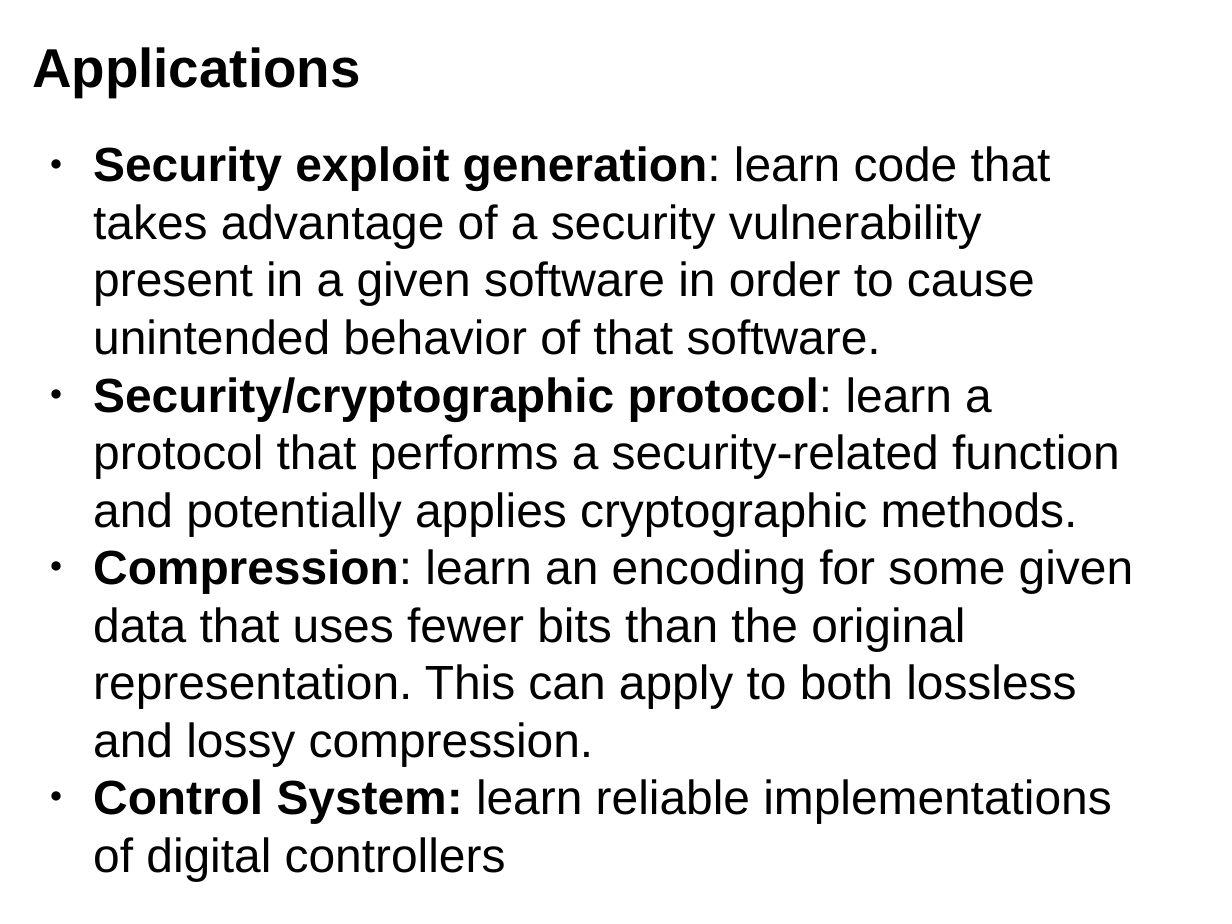
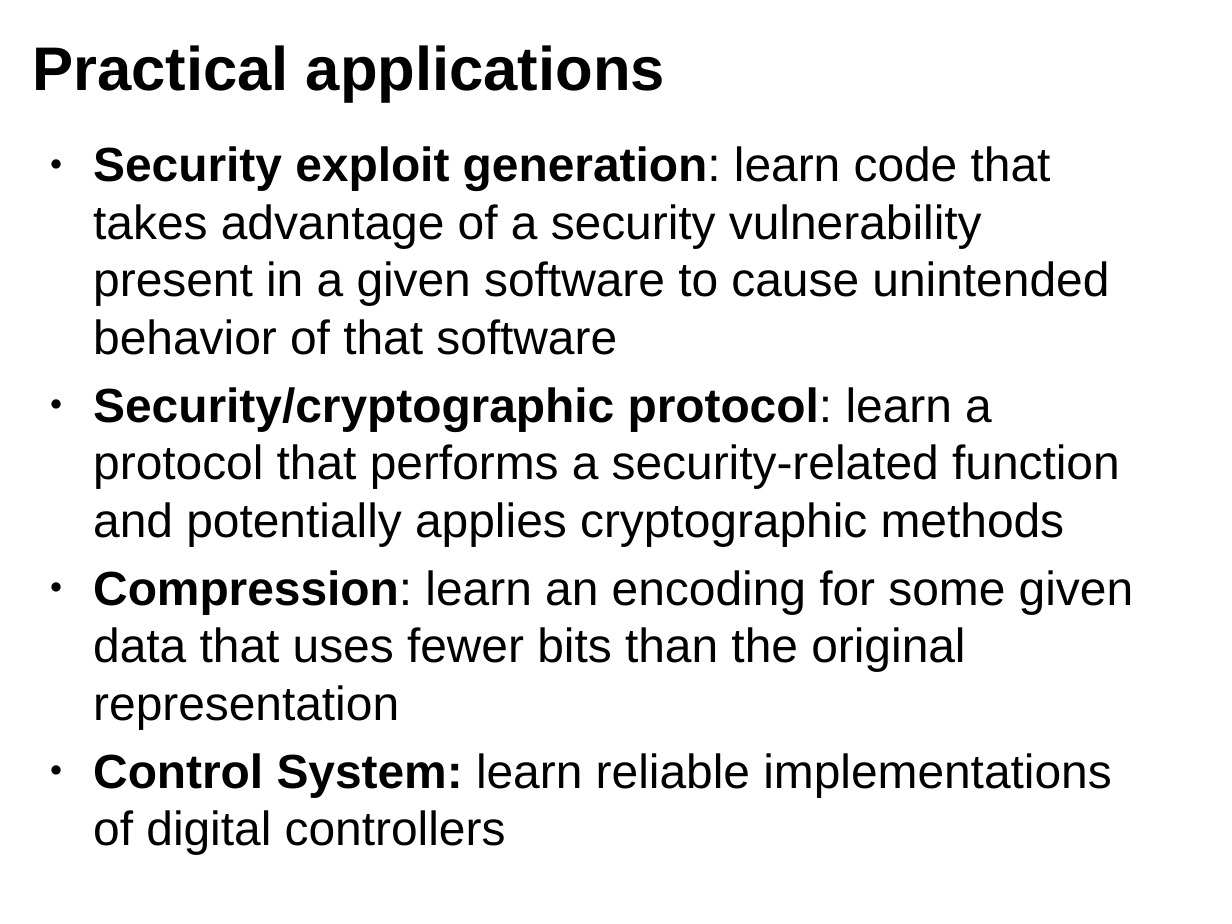
Before and after one commit to polgreen/control2, a slide deck: slide 4 of slides/project_taster_session.pptx. Drawn at 1232x924 pixels with LibreOffice and Linux fonts; fonts in the diff are those of the drawing. Boxes give left, top, right and bottom in pixels: in the first picture for what was removed or moved away, otherwise in the second. Text is boxed around its words. In the diff, an @@ line names an element or a change of style, - is before the commit and + after.

Commit message:
updated slides

```diff
--- a/slides/project_taster_session.pptx
+++ b/slides/project_taster_session.pptx
@@ text at [32,45,665,102]: text changed; size 32 to 36 pt @@
-Applications
+Practical applications
@@ text at [93,146,1133,729]: text changed @@
-● Security exploit generation: learn code that takes advantage of a security vulnerability present in a given software in order to cause unintended behavior of that software.
-● Security/cryptographic protocol: learn a protocol that performs a security-related function and potentially applies cryptographic methods.
-● Compression: learn an encoding for some given data that uses fewer bits than the original representation. This can apply to both lossless and lossy compression.
+● Security exploit generation: learn code that takes advantage of a security vulnerability present in a given software to cause unintended behavior of that software
+● Security/cryptographic protocol: learn a protocol that performs a security-related function and potentially applies cryptographic methods
+● Compression: learn an encoding for some given data that uses fewer bits than the original representation
@@ text at [93,753,1111,854]: more space between paragraphs @@
```
Also in this commit, not shown: 4 other slides changed.
